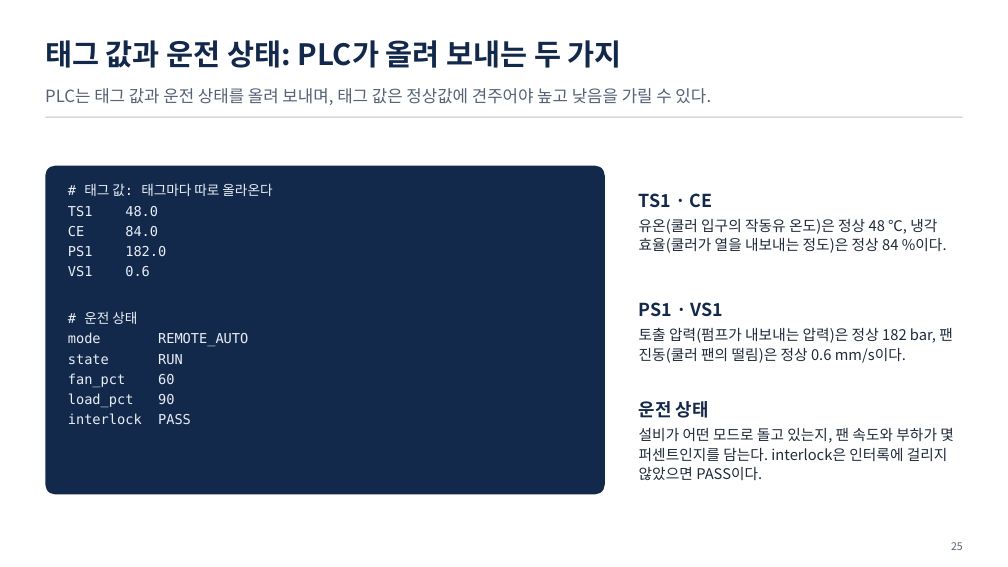
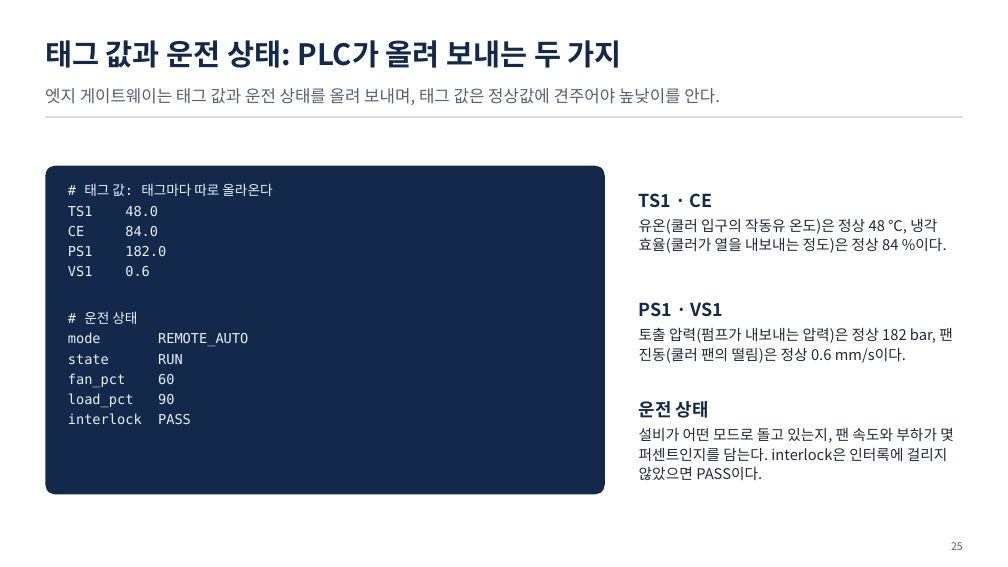
Before and after one commit to uengine-oss/hyd-iot-edu, a slide deck: slide 25 of course/slides/practical/실전반_01일차.pptx. Drawn at 1008x567 pixels with LibreOffice and Linux fonts; fonts in the diff are those of the drawing. Boxes give left, top, right and bottom in pixels: in the first picture for what was removed or moved away, otherwise in the second. Text is boxed around its words. In the diff, an @@ line names an element or a change of style, - is before the commit and + after.

```diff
--- a/course/slides/practical/실전반_01일차.pptx
+++ b/course/slides/practical/실전반_01일차.pptx
@@ text at [45, 88, 720, 105]: text changed @@
-PLC는 태그 값과 운전 상태를 올려 보내며, 태그 값은 정상값에 견주어야 높고 낮음을 가릴 수 있다.
+엣지 게이트웨이는 태그 값과 운전 상태를 올려 보내며, 태그 값은 정상값에 견주어야 높낮이를 안다.
```
Also in this commit, not shown: 4 other slides changed, 7 other files.
